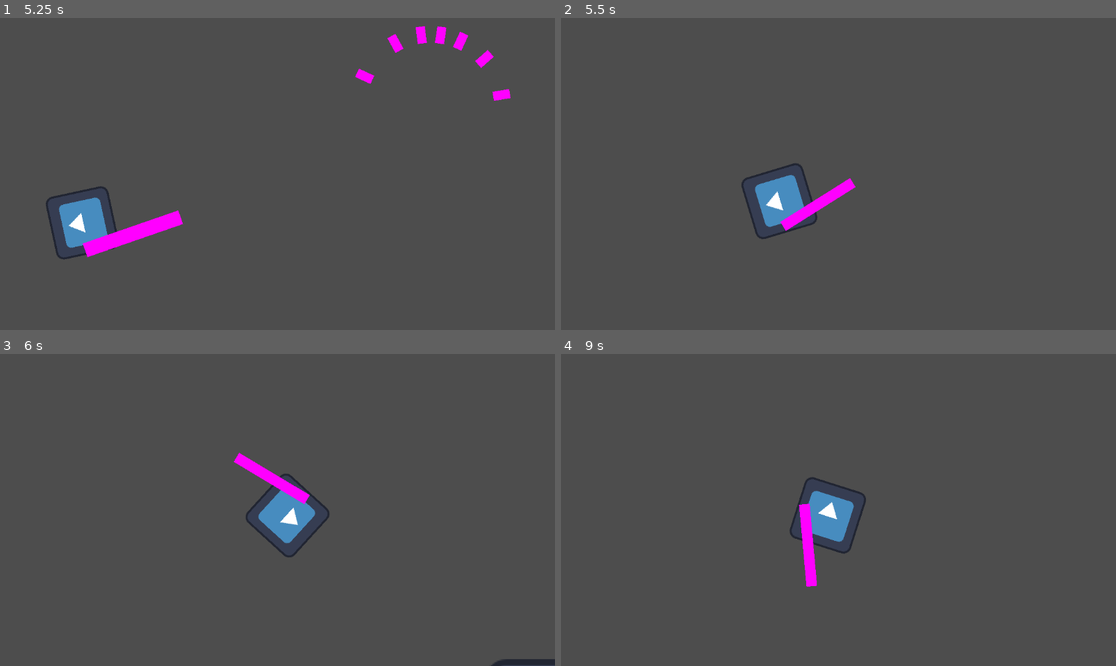
Above: before the commit, frames 1-4 (two rows, left to right).
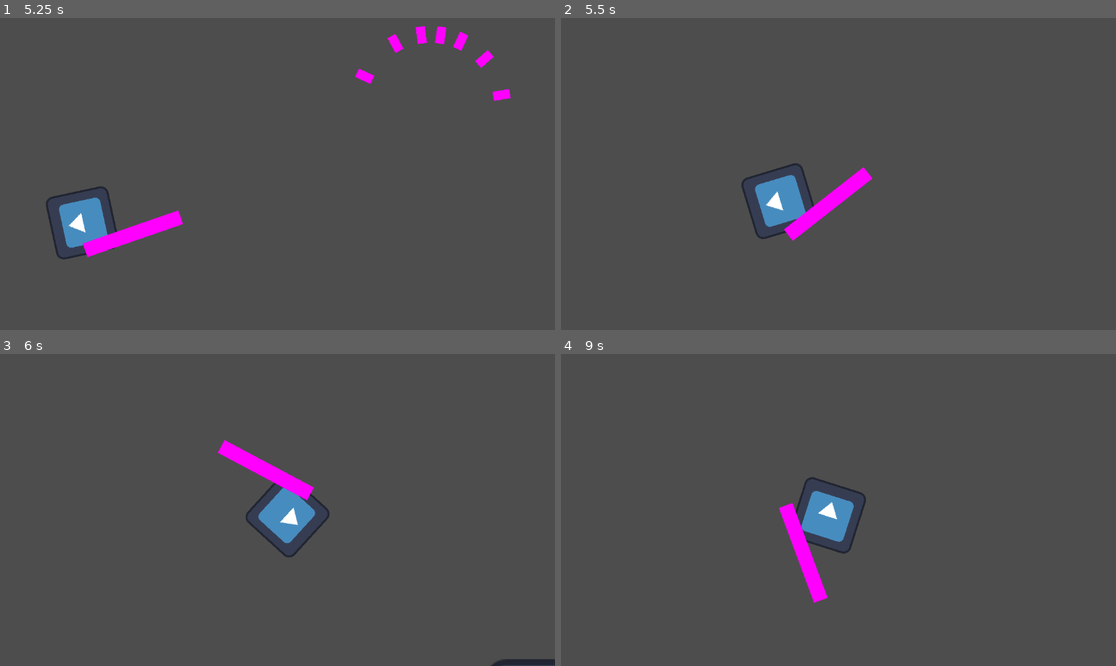
Above: after the commit, the same moments.

Repository: noname7777G/minijam_rvcc
Game: Godot game, scene res://scenes/world.tscn
Same seed, same stepped clock (60 frames per second), same inputs: the game is played once before the commit and once after it. The engine's default icon, where the game draws it, is replaced by a stand-in: a white triangle on a blue panel in a dark square.
Inputs (mouse positions are in pixels of both pictures, inside the frame that each line leads up to):
- Up to frame 1 (5.25 s): tap Enter (ui_accept) at 0.5, 0.77, 1.52, 3.02, 3.77, 4.52 s; move the mouse to (399, 158) at 0.52 s; hold Right (ui_right) 0.53-1.28 s; hold 4 (Swap_to_grenade) 0.53-1.28 s; click (399, 158) at 0.67 s; tap 1 (swap_to_auto_gun) at 0.8, 1.35, 3.8 s; move the mouse to (166, 189) at 1.27 s; hold Down (ui_down) 1.28-2.03 s; tap 2 (swap_to_shotgun) at 1.55, 4.55 s; move the mouse to (333, 105) at 2.02 s; hold Right (ui_right) 2.03-2.78 s; hold 2 (swap_to_shotgun) 2.03-2.78 s; tap 3 (swap_to_shuriken) at 2.3, 2.85 s; move the mouse to (249, 236) at 2.77 s; hold Up (ui_up) 2.78-3.53 s; click (249, 236) at 2.92 s; tap 4 (Swap_to_grenade) at 3.05 s; move the mouse to (444, 220) at 3.52 s; hold 4 (Swap_to_grenade) 3.53-4.28 s; hold Left (ui_left) 3.53-5.03 s; move the mouse to (111, 127) at 4.27 s; click (111, 127) at 4.35 s; move the mouse to (305, 174) at 5.02 s; hold Down (ui_down) from 5.03 s (still down); hold 1 (swap_to_auto_gun) from 5.03 s (still down); click (305, 174) at 5.17 s
- Up to frame 2 (5.5 s): keep holding Down (ui_down); keep holding 1 (swap_to_auto_gun); tap 3 (swap_to_shuriken) at 5.3 s
- Up to frame 3 (6 s): move the mouse to (194, 432) at 5.77 s; release Down (ui_down) at 5.78 s; release 1 (swap_to_auto_gun) at 5.78 s; hold Right (ui_right) from 5.78 s (still down); tap 2 (swap_to_shotgun) at 5.85 s
- Up to frame 4 (9 s): tap Enter (ui_accept) at 6.02, 6.77, 7.52 s; tap 4 (Swap_to_grenade) at 6.05, 7.35 s; move the mouse to (960, 494) at 6.52 s; release Right (ui_right) at 6.53 s; hold Up (ui_up) 6.53-7.28 s; hold 3 (swap_to_shuriken) 6.53-7.28 s; tap 1 (swap_to_auto_gun) at 6.8 s; move the mouse to (727, 525) at 7.27 s; hold Right (ui_right) 7.28-8.03 s; click (727, 525) at 7.42 s; tap 2 (swap_to_shotgun) at 7.55, 8.85 s; move the mouse to (894, 441) at 8.02 s; hold Down (ui_down) 8.03-8.78 s; hold 1 (swap_to_auto_gun) 8.03-8.78 s; tap 3 (swap_to_shuriken) at 8.3 s; move the mouse to (810, 572) at 8.77 s; hold Left (ui_left) from 8.78 s (still down)

Frame 1 is identical in both runs. In frame 2, 0.8% of the frame differs, in the area x 39-57%, y 47-72%; in frame 3, 0.6%; in frame 4, 0.9%, in the area x 39-49%, y 47-80%.

Commit message:
Changed the player loadout export to be an array.

Diff:
--- a/scenes/player.tscn
+++ b/scenes/player.tscn
@@ -8,10 +8,9 @@
 [sub_resource type="CircleShape2D" id="CircleShape2D_8nql4"]
 radius = 70.3491
 
-[node name="player" type="CharacterBody2D" node_paths=PackedStringArray("auto_gun_scene", "shotgun_scene") groups=["PLAYER", "player"]]
+[node name="player" type="CharacterBody2D" node_paths=PackedStringArray("weapon_scenes") groups=["PLAYER", "player"]]
 script = ExtResource("1_h6xcm")
-auto_gun_scene = NodePath("Auto_gun")
-shotgun_scene = NodePath("shotgun")
+weapon_scenes = [NodePath("swap_to_auto_gun"), NodePath("swap_to_shotgun")]
 metadata/MAX_SPEED = 300.0
 metadata/ACCEL = 2.0
 
@@ -27,9 +26,9 @@
 position_smoothing_enabled = true
 position_smoothing_speed = 10.0
 
-[node name="Auto_gun" parent="." instance=ExtResource("3_ttdxw")]
+[node name="swap_to_auto_gun" parent="." instance=ExtResource("3_ttdxw")]
 position = Vector2(1, 50)
 
-[node name="shotgun" parent="." instance=ExtResource("4_pchl6")]
+[node name="swap_to_shotgun" parent="." instance=ExtResource("4_pchl6")]
 visible = false
 position = Vector2(59, 49)
--- a/scripts/player.gd
+++ b/scripts/player.gd
@@ -8,10 +8,7 @@
 @export var base_energy_loss: float = 1
 @export var movement_energy_loss: float = 1
 
-@export var auto_gun_scene: base_weapon
-@export var shotgun_scene: base_weapon
-@export var shuriken_scene: base_weapon
-@export var grenade_scene: base_weapon
+@export var weapon_scenes: Array[base_weapon] = []
 
 #### PRIVATE PROPERTIES ####
 var _user_movement_input: Vector2
@@ -23,27 +20,13 @@
 
 #### PRIVATE FUNCTIONS ####
 func _swap_weapons():
-	if Input.is_action_pressed("swap_to_auto_gun"):
-		_current_weapon.swap_from()
-		_current_weapon = auto_gun_scene
-		_current_weapon.swap_to()
+	for weapon in weapon_scenes:
+		if Input.is_action_just_pressed(weapon.name):
+			_current_weapon.swap_from()
+			_current_weapon = weapon
+			_current_weapon.swap_to()
 
-	if Input.is_action_pressed("swap_to_shotgun"):
-		_current_weapon.swap_from()
-		_current_weapon = shotgun_scene
-		_current_weapon.swap_to()
-
-	if Input.is_action_pressed("swap_to_shuriken"):
-		#_current_weapon.swap_from()
-		#_current_weapon = shuriken_scene
-		#_current_weapon.swap_to()
-		pass
-
-	if Input.is_action_pressed("Swap_to_grenade"):
-		#_current_weapon.swap_from()
-		#_current_weapon = grenade_scene
-		#_current_weapon.swap_to()
-		pass
+			break #Fucking tab based languages
 
 func _get_user_input():
 	_user_movement_input.x = Input.get_action_strength("ui_right") - Input.get_action_strength("ui_left")
@@ -67,7 +50,7 @@
 func _do_energy_cost(delta):
 	_current_energy -= delta * base_energy_loss
 
-	if !is_zero_approx(_user_movement_input.x) and !is_zero_approx(_user_movement_input.y):
+	if !is_zero_approx(_user_movement_input.x) and !is_zero_approx(_user_movement_input.y): #Change this
 		_current_energy -= delta * movement_energy_loss
 
 #### PUBLIC FUNCTIONS ####
@@ -76,7 +59,7 @@
 
 #### CALLBACKS ####
 func _ready():
-	_current_weapon = auto_gun_scene
+	_current_weapon = weapon_scenes[0]
 	_current_weapon.swap_to()
 	_current_energy = max_energy
 
